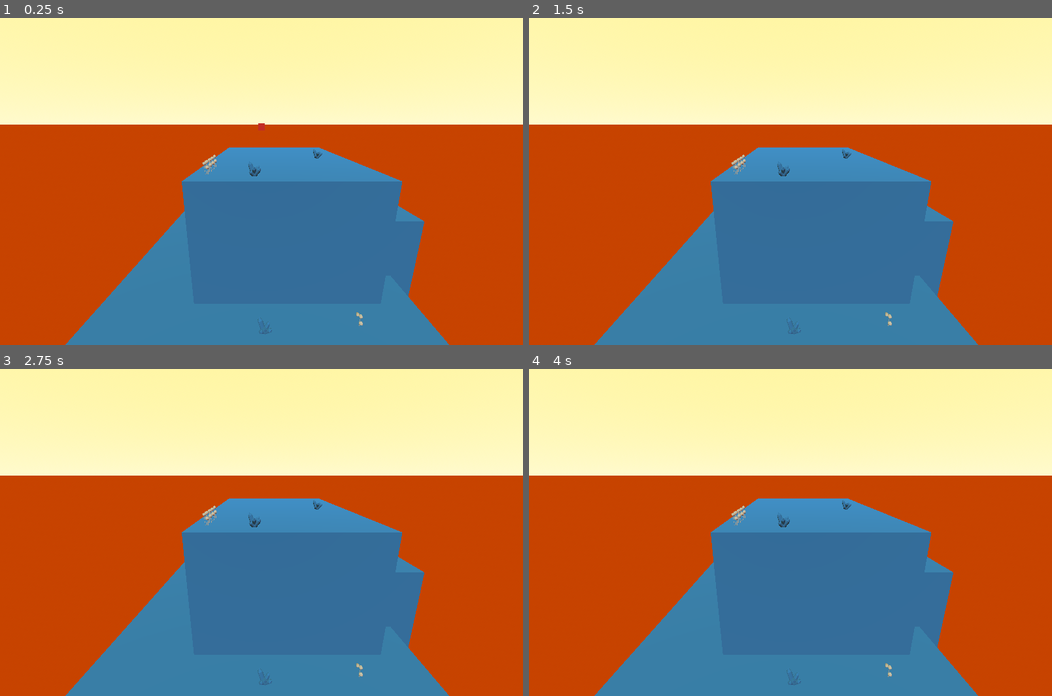
Above: before the commit, frames 1-4 (two rows, left to right).
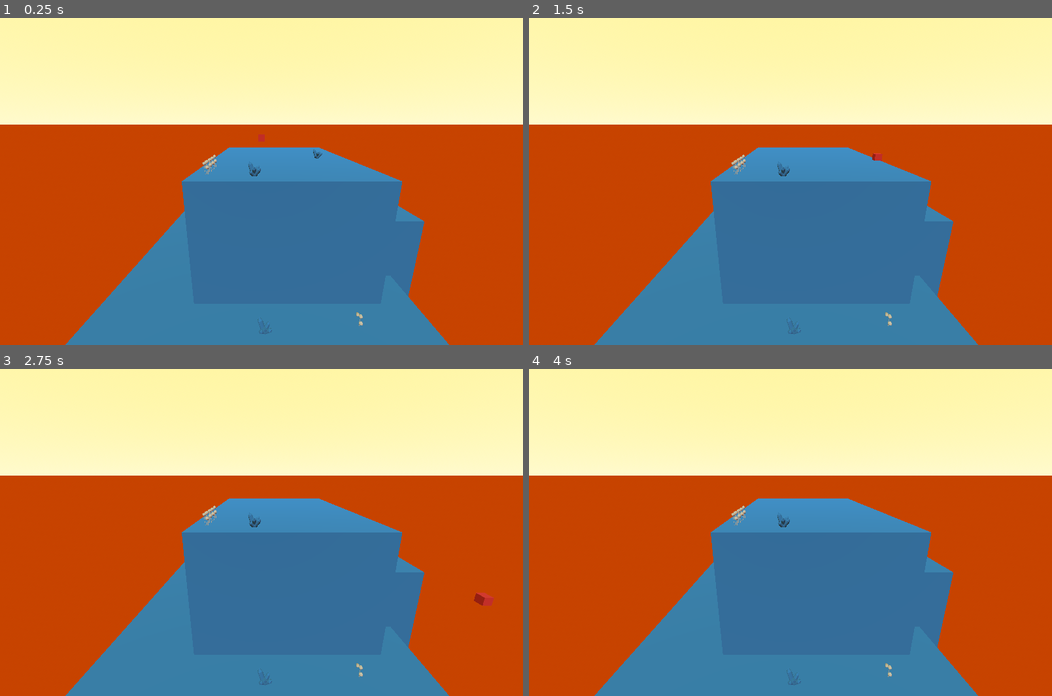
Above: after the commit, the same moments.

Repository: albusdemens/mangrove
Game: Godot game, scene res://scene_2_gameplay.tscn
Two runs of this game, one before a commit and one after it. Both use one fixed random seed, a clock stepped at 60 frames per second and the inputs below.
Inputs:
- Up to frame 1 (0.25 s): no input
- Up to frame 2 (1.5 s): tap Enter at 0.5 s; hold D (move_right) 0.53-1.28 s; hold S (move_backward) from 1.28 s (still down)
- Up to frame 3 (2.75 s): release S (move_backward) at 2.03 s; hold D (move_right) from 2.03 s (still down)
- Up to frame 4 (4 s): release D (move_right) at 2.78 s; hold W (move_forward) 2.78-3.53 s; tap Space at 3.5 s; hold A (move_left) from 3.53 s (still down)

The runs differ from the first frame. In frame 1, less than 0.1% of the frame differs, in the area x 49-51%, y 32-38%; in frame 2, less than 0.1%; in frame 3, 0.1%, in the area x 59-95%, y 40-73%; in frame 4, less than 0.1%.

Commit message:
<add>:: flowers collection for player 1

Diff:
--- a/scenes/scene2/project.godot
+++ b/scenes/scene2/project.godot
@@ -46,3 +46,9 @@
 "events": [Object(InputEventKey,"resource_local_to_scene":false,"resource_name":"","device":-1,"window_id":0,"alt_press …(192 unchanged characters)…
 ]
 }
+
+[layer_names]
+
+3d_physics/layer_1="Players"
+3d_physics/layer_2="Resources"
+3d_physics/layer_3="Environment"
--- a/scenes/scene2/scene_2_gameplay.tscn
+++ b/scenes/scene2/scene_2_gameplay.tscn
@@ -1,8 +1,9 @@
-[gd_scene load_steps=23 format=3 uid="uid://cosyiat2w302h"]
+[gd_scene load_steps=32 format=3 uid="uid://cosyiat2w302h"]
 
 [ext_resource type="ArrayMesh" uid="uid://dluby4n3osq6s" path="res://assets/crystal.obj" id="1_jehat"]
 [ext_resource type="Script" uid="uid://nhmdn12qv0v8" path="res://scripts/player_1.gd" id="2_d1q0w"]
 [ext_resource type="ArrayMesh" uid="uid://lv2us2otgur2" path="res://assets/dandelions.obj" id="2_irm7l"]
+[ext_resource type="Script" uid="uid://cktypxn05l6fx" path="res://scripts/CollectibleResource.gd" id="4_5ktjh"]
 
 [sub_resource type="ProceduralSkyMaterial" id="ProceduralSkyMaterial_wrdne"]
 sky_top_color = Color(1, 0.960784, 0.619608, 1)
@@ -24,36 +25,6 @@
 [sub_resource type="StandardMaterial3D" id="StandardMaterial3D_jehat"]
 albedo_color = Color(0.101961, 0.372549, 0.619608, 1)
 
-[sub_resource type="StandardMaterial3D" id="StandardMaterial3D_5ktjh"]
-albedo_color = Color(0.101961, 0.372549, 0.619608, 1)
-
-[sub_resource type="StandardMaterial3D" id="StandardMaterial3D_7mgta"]
-albedo_color = Color(0.101961, 0.372549, 0.619608, 1)
-
-[sub_resource type="StandardMaterial3D" id="StandardMaterial3D_pksu1"]
-albedo_color = Color(0.101961, 0.372549, 0.619608, 1)
-
-[sub_resource type="StandardMaterial3D" id="StandardMaterial3D_lonr1"]
-albedo_color = Color(0.101961, 0.372549, 0.619608, 1)
-
-[sub_resource type="StandardMaterial3D" id="StandardMaterial3D_dp8vw"]
-albedo_color = Color(0.101961, 0.372549, 0.619608, 1)
-
-[sub_resource type="StandardMaterial3D" id="StandardMaterial3D_tt7hj"]
-albedo_color = Color(0.101961, 0.372549, 0.619608, 1)
-
-[sub_resource type="StandardMaterial3D" id="StandardMaterial3D_bx8yh"]
-albedo_color = Color(0.101961, 0.372549, 0.619608, 1)
-
-[sub_resource type="StandardMaterial3D" id="StandardMaterial3D_k0xh4"]
-albedo_color = Color(0.101961, 0.372549, 0.619608, 1)
-
-[sub_resource type="StandardMaterial3D" id="StandardMaterial3D_mjh4l"]
-albedo_color = Color(0.101961, 0.372549, 0.619608, 1)
-
-[sub_resource type="StandardMaterial3D" id="StandardMaterial3D_bjg02"]
-albedo_color = Color(0.101961, 0.372549, 0.619608, 1)
-
 [sub_resource type="StandardMaterial3D" id="StandardMaterial3D_irm7l"]
 albedo_color = Color(0.101961, 0.372549, 0.619608, 1)
 
@@ -63,6 +34,52 @@
 albedo_color = Color(0.619608, 0.101961, 0.101961, 1)
 
 [sub_resource type="BoxShape3D" id="BoxShape3D_gn022"]
+
+[sub_resource type="StandardMaterial3D" id="StandardMaterial3D_5ktjh"]
+albedo_color = Color(0.101961, 0.372549, 0.619608, 1)
+
+[sub_resource type="StandardMaterial3D" id="StandardMaterial3D_7mgta"]
+albedo_color = Color(0.101961, 0.372549, 0.619608, 1)
+
+[sub_resource type="StandardMaterial3D" id="StandardMaterial3D_pksu1"]
+albedo_color = Color(0.101961, 0.372549, 0.619608, 1)
+
+[sub_resource type="StandardMaterial3D" id="StandardMaterial3D_lonr1"]
+albedo_color = Color(0.101961, 0.372549, 0.619608, 1)
+
+[sub_resource type="StandardMaterial3D" id="StandardMaterial3D_dp8vw"]
+albedo_color = Color(0.101961, 0.372549, 0.619608, 1)
+
+[sub_resource type="StandardMaterial3D" id="StandardMaterial3D_tt7hj"]
+albedo_color = Color(0.101961, 0.372549, 0.619608, 1)
+
+[sub_resource type="StandardMaterial3D" id="StandardMaterial3D_bx8yh"]
+albedo_color = Color(0.101961, 0.372549, 0.619608, 1)
+
+[sub_resource type="StandardMaterial3D" id="StandardMaterial3D_k0xh4"]
+albedo_color = Color(0.101961, 0.372549, 0.619608, 1)
+
+[sub_resource type="StandardMaterial3D" id="StandardMaterial3D_mjh4l"]
+albedo_color = Color(0.101961, 0.372549, 0.619608, 1)
+
+[sub_resource type="StandardMaterial3D" id="StandardMaterial3D_bjg02"]
+albedo_color = Color(0.101961, 0.372549, 0.619608, 1)
+
+[sub_resource type="CylinderShape3D" id="CylinderShape3D_5ktjh"]
+
+[sub_resource type="CylinderShape3D" id="CylinderShape3D_7mgta"]
+
+[sub_resource type="CylinderShape3D" id="CylinderShape3D_pksu1"]
+
+[sub_resource type="CapsuleShape3D" id="CapsuleShape3D_5ktjh"]
+
+[sub_resource type="CapsuleShape3D" id="CapsuleShape3D_7mgta"]
+
+[sub_resource type="CapsuleShape3D" id="CapsuleShape3D_pksu1"]
+
+[sub_resource type="CapsuleShape3D" id="CapsuleShape3D_lonr1"]
+
+[sub_resource type="CapsuleShape3D" id="CapsuleShape3D_dp8vw"]
 
 [node name="scene_2_gameplay" type="Node3D"]
 
@@ -84,20 +101,6 @@
 use_collision = true
 material = SubResource("StandardMaterial3D_jehat")
 
-[node name="Crystal" type="MeshInstance3D" parent="CSGBox3D2"]
-transform = Transform3D(0.5, 0, 0, 0, 0.5, 0, 0, 0, 0.5, -0.0709631, 1.615, 1.29742)
-mesh = ExtResource("1_jehat")
-surface_material_override/0 = SubResource("StandardMaterial3D_5ktjh")
-surface_material_override/1 = SubResource("StandardMaterial3D_7mgta")
-surface_material_override/2 = SubResource("StandardMaterial3D_pksu1")
-surface_material_override/3 = SubResource("StandardMaterial3D_lonr1")
-surface_material_override/4 = SubResource("StandardMaterial3D_dp8vw")
-surface_material_override/5 = SubResource("StandardMaterial3D_tt7hj")
-surface_material_override/6 = SubResource("StandardMaterial3D_bx8yh")
-surface_material_override/7 = SubResource("StandardMaterial3D_k0xh4")
-surface_material_override/8 = SubResource("StandardMaterial3D_mjh4l")
-surface_material_override/9 = SubResource("StandardMaterial3D_bjg02")
-
 [node name="CSGBox3D3" type="CSGBox3D" parent="."]
 transform = Transform3D(1, 0, 0, 0, 2, 0, 0, 0, 1, 0.596316, -0.108398, 0.556862)
 use_collision = true
@@ -110,6 +113,8 @@
 [node name="Player1" type="RigidBody3D" parent="."]
 transform = Transform3D(1, 0, 0, 0, 1, 0, 0, 0, 1, 0, 2, 0)
 lock_rotation = true
+linear_damp = 5.0
+angular_damp = 5.0
 script = ExtResource("2_d1q0w")
 
 [node name="MeshInstance3D" type="MeshInstance3D" parent="Player1"]
@@ -134,6 +139,15 @@
 surface_material_override/7 = SubResource("StandardMaterial3D_k0xh4")
 surface_material_override/8 = SubResource("StandardMaterial3D_mjh4l")
 surface_material_override/9 = SubResource("StandardMaterial3D_bjg02")
+script = ExtResource("4_5ktjh")
+points = 50
+is_crystal = true
+
+[node name="StaticBody3D" type="StaticBody3D" parent="Crystal"]
+
+[node name="CollisionShape3D" type="CollisionShape3D" parent="Crystal/StaticBody3D"]
+transform = Transform3D(0.2, 0, 0, 0, 0.2, 0, 0, 0, 0.2, 0, 0, 0)
+shape = SubResource("CylinderShape3D_5ktjh")
 
 [node name="Crystal2" type="MeshInstance3D" parent="."]
 transform = Transform3D(0.5, 0, 0, 0, 0.5, 0, 0, 0, 0.5, 0.845, 1.55, 0.14)
@@ -148,6 +162,15 @@
 surface_material_override/7 = SubResource("StandardMaterial3D_k0xh4")
 surface_material_override/8 = SubResource("StandardMaterial3D_mjh4l")
 surface_material_override/9 = SubResource("StandardMaterial3D_bjg02")
+script = ExtResource("4_5ktjh")
+points = 50
+is_crystal = true
+
+[node name="StaticBody3D" type="StaticBody3D" parent="Crystal2"]
+
+[node name="CollisionShape3D" type="CollisionShape3D" parent="Crystal2/StaticBody3D"]
+transform = Transform3D(0.2, 0, 0, 0, 0.2, 0, 0, 0, 0.2, 0, 0, 0)
+shape = SubResource("CylinderShape3D_7mgta")
 
 [node name="Crystal3" type="MeshInstance3D" parent="."]
 transform = Transform3D(0.5, 0, 0, 0, 0.5, 0, 0, 0, 0.5, 0.0273562, 0.208347, 1.84164)
@@ -162,23 +185,67 @@
 surface_material_override/7 = SubResource("StandardMaterial3D_k0xh4")
 surface_material_override/8 = SubResource("StandardMaterial3D_mjh4l")
 surface_material_override/9 = SubResource("StandardMaterial3D_bjg02")
+script = ExtResource("4_5ktjh")
+points = 50
+is_crystal = true
+
+[node name="StaticBody3D" type="StaticBody3D" parent="Crystal3"]
+
+[node name="CollisionShape3D" type="CollisionShape3D" parent="Crystal3/StaticBody3D"]
+transform = Transform3D(0.2, 0, 0, 0, 0.2, 0, 0, 0, 0.2, 0, 0, 0)
+shape = SubResource("CylinderShape3D_pksu1")
 
 [node name="Dandelions" type="MeshInstance3D" parent="."]
 transform = Transform3D(0.75, 0, 0, 0, 0.75, 0, 0, 0, 0.75, -0.537368, 1.59882, 1.08076)
 mesh = ExtResource("2_irm7l")
+script = ExtResource("4_5ktjh")
+
+[node name="StaticBody3D" type="StaticBody3D" parent="Dandelions"]
+
+[node name="CollisionShape3D" type="CollisionShape3D" parent="Dandelions/StaticBody3D"]
+transform = Transform3D(0.1, 0, 0, 0, 0.1, 0, 0, 0, 0.1, 0, 0, 0)
+shape = SubResource("CapsuleShape3D_5ktjh")
 
 [node name="Dandelions2" type="MeshInstance3D" parent="."]
 transform = Transform3D(0.75, 0, 0, 0, 0.75, 0, 0, 0, 0.75, -0.539036, 1.59882, 0.950711)
 mesh = ExtResource("2_irm7l")
+script = ExtResource("4_5ktjh")
+
+[node name="StaticBody3D" type="StaticBody3D" parent="Dandelions2"]
+
+[node name="CollisionShape3D" type="CollisionShape3D" parent="Dandelions2/StaticBody3D"]
+transform = Transform3D(0.1, 0, 0, 0, 0.1, 0, 0, 0, 0.1, 0, 0, 0)
+shape = SubResource("CapsuleShape3D_7mgta")
 
 [node name="Dandelions3" type="MeshInstance3D" parent="."]
 transform = Transform3D(0.75, 0, 0, 0, 0.75, 0, 0, 0, 0.75, -0.539036, 1.59882, 1.1978)
 mesh = ExtResource("2_irm7l")
+script = ExtResource("4_5ktjh")
+
+[node name="StaticBody3D" type="StaticBody3D" parent="Dandelions3"]
+
+[node name="CollisionShape3D" type="CollisionShape3D" parent="Dandelions3/StaticBody3D"]
+transform = Transform3D(0.1, 0, 0, 0, 0.1, 0, 0, 0, 0.1, 0, 0, 0)
+shape = SubResource("CapsuleShape3D_pksu1")
 
 [node name="Dandelions4" type="MeshInstance3D" parent="."]
 transform = Transform3D(0.75, 0, 0, 0, 0.75, 0, 0, 0, 0.75, -0.539036, 1.59882, 1.3236)
 mesh = ExtResource("2_irm7l")
+script = ExtResource("4_5ktjh")
+
+[node name="StaticBody3D" type="StaticBody3D" parent="Dandelions4"]
+
+[node name="CollisionShape3D" type="CollisionShape3D" parent="Dandelions4/StaticBody3D"]
+transform = Transform3D(0.1, 0, 0, 0, 0.1, 0, 0, 0, 0.1, 0, 0, 0)
+shape = SubResource("CapsuleShape3D_lonr1")
 
 [node name="Dandelions5" type="MeshInstance3D" parent="."]
 transform = Transform3D(0.600643, 0, -0.449142, 0, 0.75, 0, 0.449142, 0, 0.600643, 0.93311, 0.198862, 1.74848)
 mesh = ExtResource("2_irm7l")
+script = ExtResource("4_5ktjh")
+
+[node name="StaticBody3D" type="StaticBody3D" parent="Dandelions5"]
+
+[node name="CollisionShape3D" type="CollisionShape3D" parent="Dandelions5/StaticBody3D"]
+transform = Transform3D(0.1, 0, 0, 0, 0.1, 0, 0, 0, 0.1, 0, 0, 0)
+shape = SubResource("CapsuleShape3D_dp8vw")
--- /dev/null
+++ b/scenes/scene2/scripts/CollectibleResource.gd
@@ -0,0 +1,31 @@
+# CollectibleResource.gd (verify this is working)
+extends Node3D
+
+@export var points: int = 10
+@export var is_crystal: bool = false
+
+var area: Area3D
+
+func _ready():
+	# Create Area3D for detection
+	area = Area3D.new()
+	add_child(area)
+
+	# Add collision shape
+	var collision_shape = CollisionShape3D.new()
+	var shape = BoxShape3D.new()
+	shape.size = Vector3(0.5, 0.5, 0.5)
+	collision_shape.shape = shape
+	area.add_child(collision_shape)
+
+	# Configure collision
+	area.collision_layer = 2  # Resources layer
+	area.collision_mask = 1   # Players layer
+
+	# Connect signal
+	area.body_entered.connect(_on_body_entered)
+
+func _on_body_entered(body):
+	if body.has_method("collect_resource"):
+		body.collect_resource(points, is_crystal)
+		queue_free()  # This makes the flower disappear
--- a/scenes/scene2/scripts/character_1.gd
+++ b/scenes/scene2/scripts/character_1.gd
@@ -1,17 +1,18 @@
-extends CharacterBody3D
+# Player1.gd
+extends RigidBody3D
 
-var speed = 5.0
+var total_points = 0
+var can_collect_crystals = false  # Player 1 CANNOT collect crystals
 
-func _physics_process(delta):
-	# Get input
-	var input_dir = Input.get_vector("move_left", "move_right", "move_forward", "move_backward")
+func _ready():
+	collision_layer = 1  # Players layer
+	collision_mask = 7   # Collide with all layers
+	lock_rotation = true
 
-	# Apply movement
-	velocity.x = input_dir.x * speed
-	velocity.z = input_dir.y * speed
+func collect_resource(points, is_crystal):
+	if is_crystal and not can_collect_crystals:
+		print("Player 1 cannot collect crystals!")
+		return  # Do nothing
 
-	# Apply gravity
-	velocity.y -= 9.8 * delta
-
-	# Move
-	move_and_slide()
+	total_points += points
+	print("Player 1 collected dandelion! Total: ", total_points)
--- a/scenes/scene2/scripts/player_1.gd
+++ b/scenes/scene2/scripts/player_1.gd
@@ -1,11 +1,16 @@
 extends RigidBody3D
 
-var move_speed = 20.0
-var max_speed = 8.0
+var move_speed = 2
+var total_points = 0
+var can_collect_crystals = false  # Player 1 cannot collect crystals
 
 func _ready():
 	contact_monitor = true
 	max_contacts_reported = 10
+	lock_rotation = true
+	# Set collision layers
+	collision_layer = 1  # Players layer
+	collision_mask = 7   # Collide with all layers
 
 func _physics_process(_delta):
 	# Get input
@@ -15,10 +20,17 @@
 	if Input.is_action_pressed("move_left"): input.x -= 1
 	if Input.is_action_pressed("move_right"): input.x += 1
 
-	# Apply force only if not at max speed
-	if input != Vector3.ZERO and linear_velocity.length() < max_speed:
-		apply_central_force(input.normalized() * move_speed)
+	# Instant horizontal movement, preserve vertical velocity for gravity
+	linear_velocity.x = input.x * move_speed
+	linear_velocity.z = input.z * move_speed
 
-	# Stop slowly when no input
-	if input == Vector3.ZERO:
-		linear_velocity = linear_velocity.move_toward(Vector3.ZERO, 0.5)
+# This function is called by the CollectibleResource script
+func collect_resource(_points, is_crystal):  # Added underscore to _points
+	if is_crystal and not can_collect_crystals:
+		print("Player 1 cannot collect crystals!")
+		return
+
+	# Collecting flowers
+	if not is_crystal:
+		total_points += 10  # All flowers give 10 points
+		print("Flower collected! Total points: ", total_points)
Not shown, added: scenes/scene2/scripts/CollectibleResource.gd.uid
Not shown, changed: README.md
